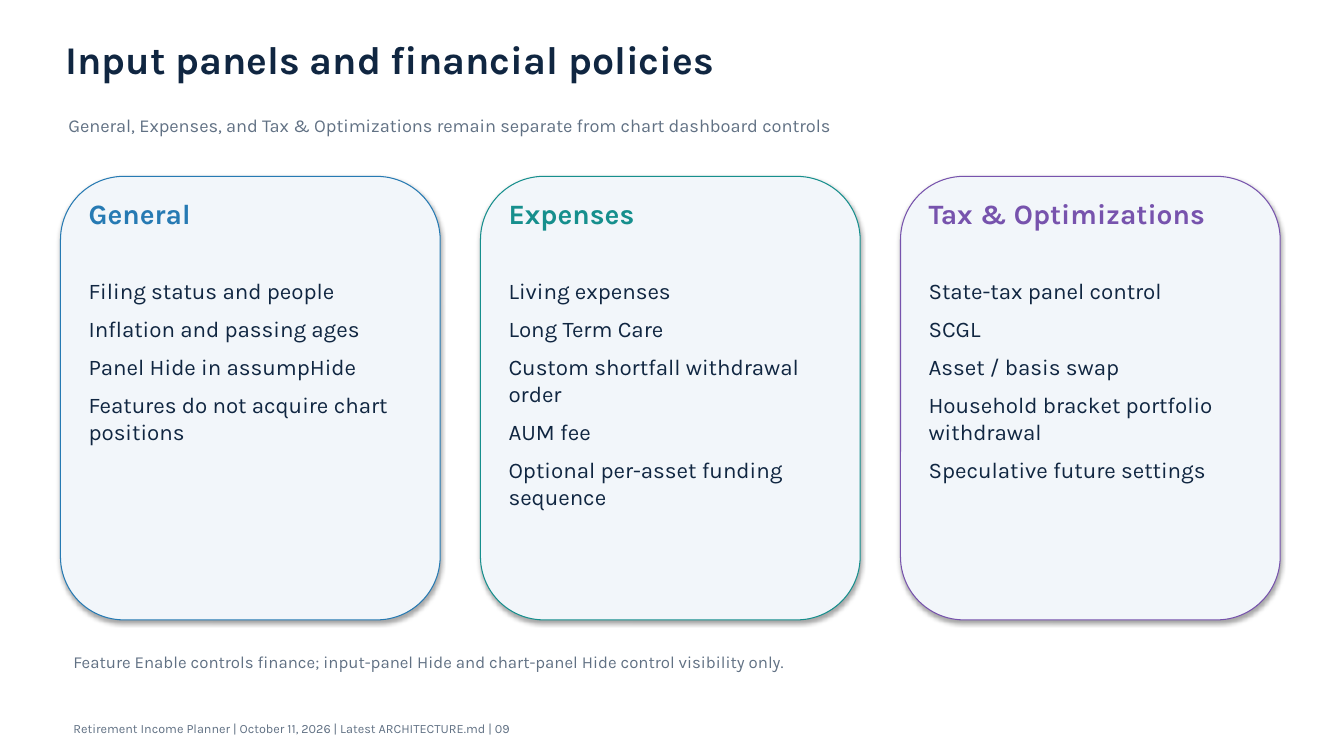
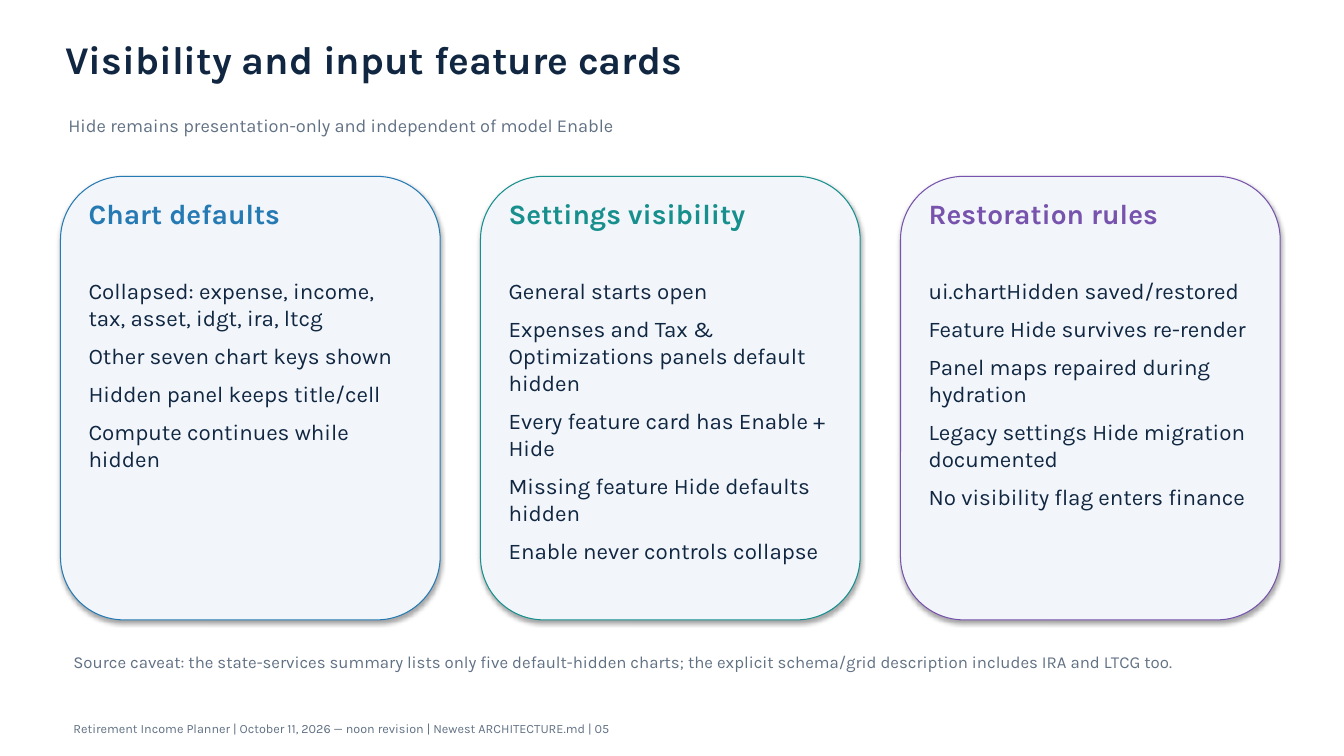
Before and after one commit to howardc64/retirefin, a slide deck: slide 5 of docs/retirement_income_planner_architecture.pptx (slide 9 before the commit). Drawn at 1344x756 pixels with LibreOffice and Linux fonts; fonts in the diff are those of the drawing. Boxes give left, top, right and bottom in pixels: in the first picture for what was removed or moved away, otherwise in the second. Text is boxed around its words. In the diff, an @@ line names an element or a change of style, - is before the commit and + after.

```diff
--- a/docs/retirement_income_planner_architecture.pptx
+++ b/docs/retirement_income_planner_architecture.pptx
@@ text at [65,46,682,84]: text changed @@
-Input panels and financial policies
+Visibility and input feature cards
@@ text at [68,119,613,137]: text changed @@
-General, Expenses, and Tax & Optimizations remain separate from chart dashboard controls
+Hide remains presentation-only and independent of model Enable
@@ text at [89,204,280,225]: text changed @@
-General
+Chart defaults
@@ text at [509,204,745,231]: text changed @@
-Expenses
+Settings visibility
@@ text at [929,204,1158,225]: text changed @@
-Tax & Optimizations
+Restoration rules
@@ text at [89,283,392,468]: text changed @@
-Filing status and people
-Inflation and passing ages
-Panel Hide in assumpHide
-Features do not acquire chart positions
+Collapsed: expense, income, tax, asset, idgt, ira, ltcg
+Other seven chart keys shown
+Hidden panel keeps title/cell
+Compute continues while hidden
@@ text at [509,283,818,565]: text changed @@
-Living expenses
-Long Term Care
-Custom shortfall withdrawal order
-AUM fee
-Optional per-asset funding sequence
+General starts open
+Expenses and Tax & Optimizations panels default hidden
+Every feature card has Enable + Hide
+Missing feature Hide defaults hidden
+Enable never controls collapse
@@ text at [929,282,1246,511]: text changed @@
-State-tax panel control
-SCGL
-Asset / basis swap
-Household bracket portfolio withdrawal
-Speculative future settings
+ui.chartHidden saved/restored
+Feature Hide survives re-render
+Panel maps repaired during hydration
+Legacy settings Hide migration documented
+No visibility flag enters finance
@@ text at [73,655,1172,672]: text changed @@
-Feature Enable controls finance; input-panel Hide and chart-panel Hide control visibility only.
+Source caveat: the state-services summary lists only five default-hidden charts; the explicit schema/grid description includes IRA and LTCG too.
@@ text at [73,724,610,734]: text changed @@
-Retirement Income Planner | October 11, 2026 | Latest ARCHITECTURE.md | 09
+Retirement Income Planner | October 11, 2026 — noon revision | Newest ARCHITECTURE.md | 05
```
Also in this commit, not shown: 9 other slides changed, 5 slides added, 4 slides removed, 16 other files.
